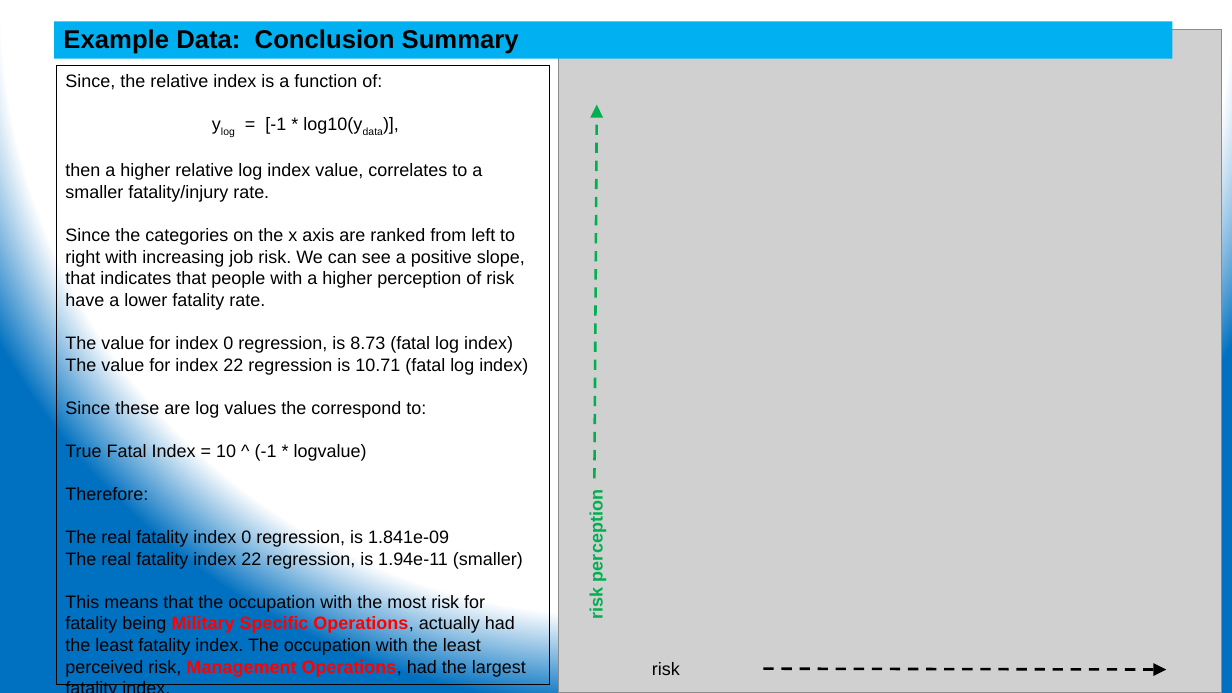
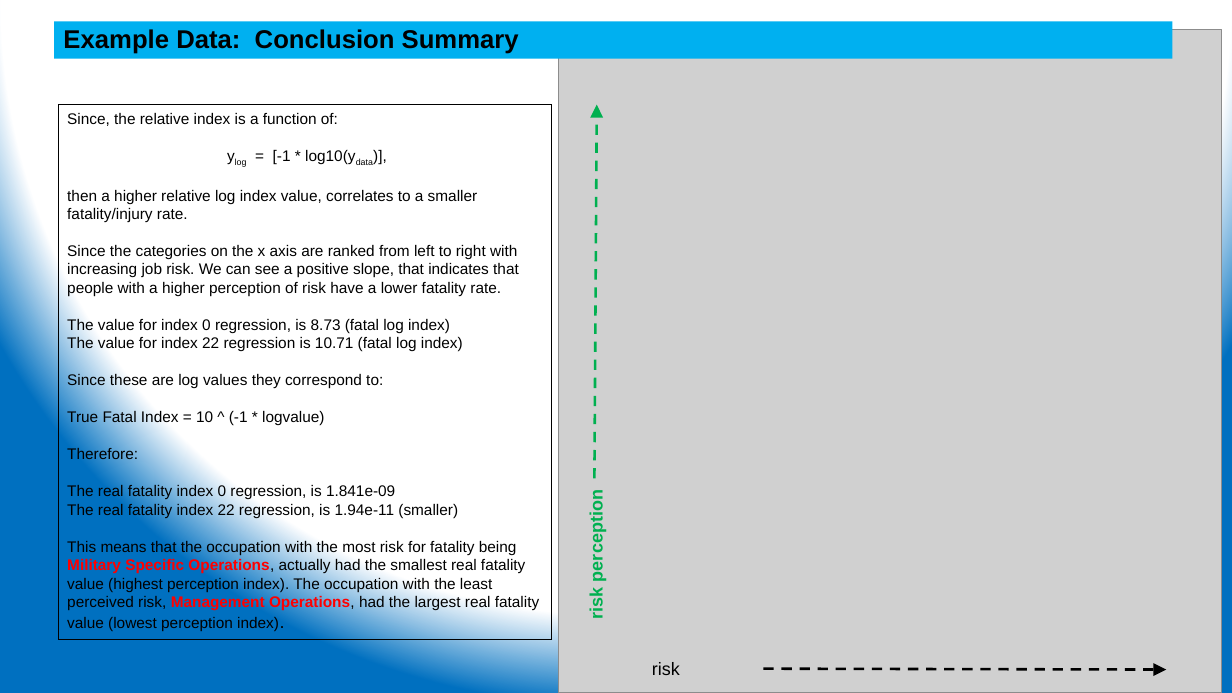
Before and after one commit to ehsintegration/yfd-phd-bls-data, a slide deck: slide 34 of D2-documentation/YennyF.Diaz-Risk Percep &Injuries_CommitteeUdate 04-10-21.pptx. Drawn at 1232x693 pixels with LibreOffice and Linux fonts; fonts in the diff are those of the drawing; grey boxes stand for pictures. Boxes give left, top, right and bottom in pixels: in the first picture for what was removed or moved away, otherwise in the second. Text is boxed around its words. In the diff, an @@ line names an element or a change of style, - is before the commit and + after.

```diff
--- a/D2-documentation/YennyF.Diaz-Risk Percep &Injuries_CommitteeUdate 04-10-21.pptx
+++ b/D2-documentation/YennyF.Diaz-Risk Percep &Injuries_CommitteeUdate 04-10-21.pptx
@@ rectangle "Since, the relative index is ...": place and size @@
-rectangle "Since, the relative index is ..." at [56,66,550,685]
+rectangle "Since, the relative index is ..." at [58,104,552,640]
@@ text in rectangle at [67,113,519,518]: size 14 to 12 pt in "Since, the relative index is a function ...", "ylog = [-1 * log10(ydata)],", "then a higher relative log index value, ...", "Since the categories on the x axis ..." and 6 more places @@
@@ text in rectangle at [67,373,383,389]: text changed; size 14 to 12 pt @@
-Since these are log values the correspond to:
+Since these are log values they correspond to:
@@ text in rectangle at [67,539,539,631]: text changed; size 14 to 12 pt @@
-This means that the occupation with the most risk for fatality being Military Specific Operations, actually had the least fatality index. The occupation with the least perceived risk, Management Operations, had the largest fatality index.
+This means that the occupation with the most risk for fatality being Military Specific Operations, actually had the smallest real fatality value (highest perception index). The occupation with the least perceived risk, Management Operations, had the largest real fatality value (lowest perception index).
```
Also in this commit, not shown: 1 other slide changed, 1 slide added, 1 other file.
